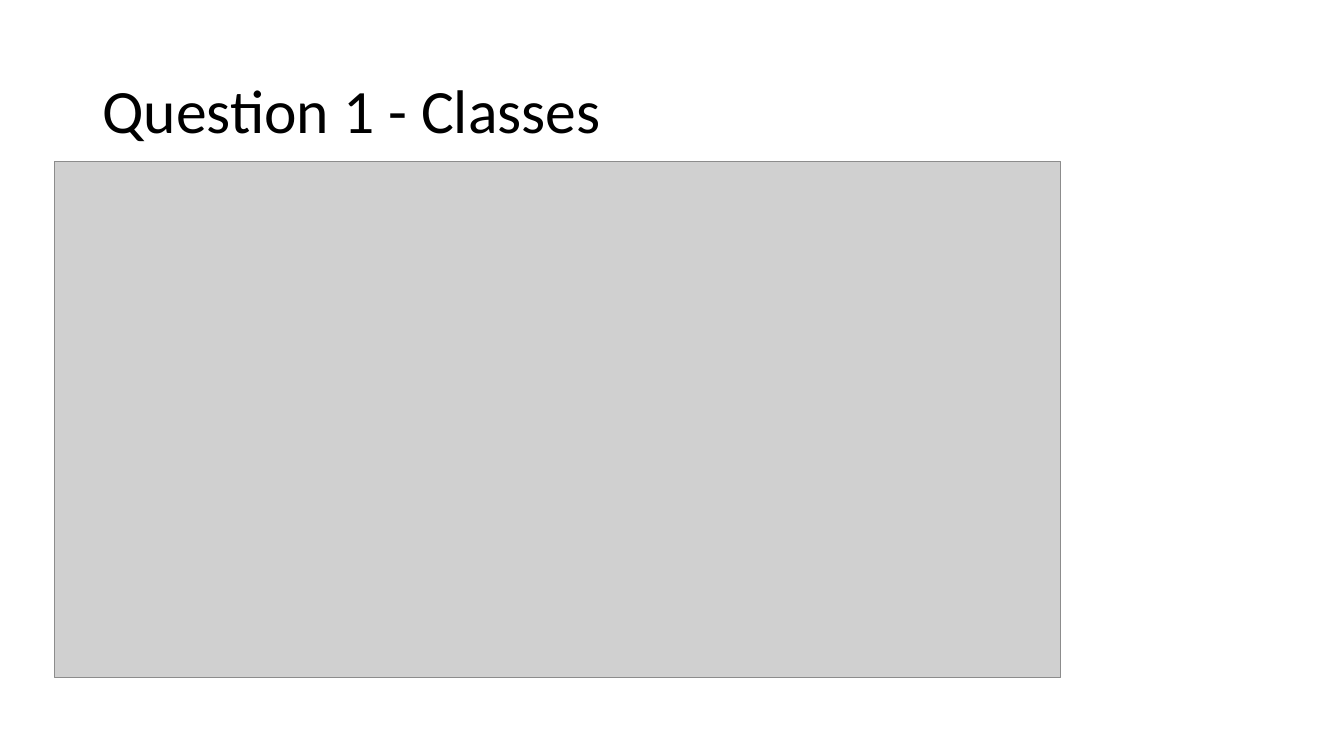
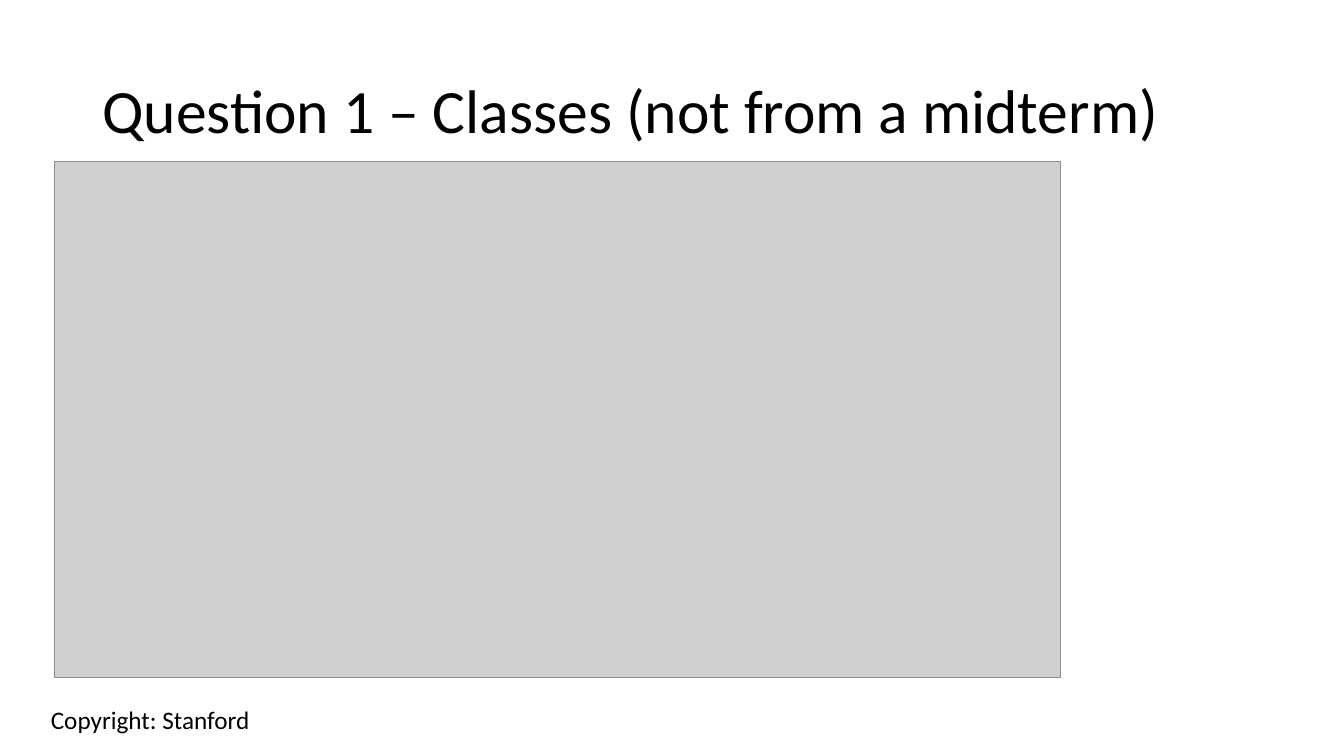
Before and after one commit to APS106/APS106-winter-2022-material, a slide deck: slide 3 of lectures/week 13/lecture2/slides/Final_Exam_Review_Instructors.pptx. Drawn at 1344x756 pixels with LibreOffice and Linux fonts; fonts in the diff are those of the drawing; grey boxes stand for pictures. Boxes give left, top, right and bottom in pixels: in the first picture for what was removed or moved away, otherwise in the second. Text is boxed around its words. In the diff, an @@ line names an element or a change of style, - is before the commit and + after.

```diff
--- a/lectures/week 13/lecture2/slides/Final_Exam_Review_Instructors.pptx
+++ b/lectures/week 13/lecture2/slides/Final_Exam_Review_Instructors.pptx
@@ title at [102, 88, 1157, 142]: text changed @@
-Question 1 - Classes
+Question 1 – Classes (not from a midterm)
@@ text added at [51, 711, 249, 734], 18 pt, text #000000 @@
+Copyright: Stanford
```
Also in this commit, not shown: 2 other files.
